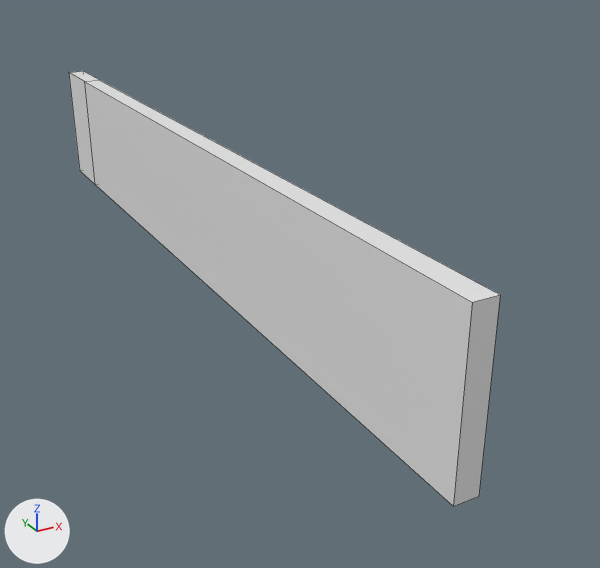
The OBJ model Modelos/ParedeDireita.obj: old version first, new version second.
One viewpoint serves both versions: a 50 mm lens placed at (-13.4, -24.6, 14.7), pointed at (2.4, 4.1, 0.3). The lights are fixed; the arrows at lower left show +X, +Y and +Z. Mesh edges are drawn as thin lines. Where no turn or scale is listed for an object, it has been applied to the vertices.

Before the edit, the objects in view are built like this:
```python
me_cube_001 = bpy.data.meshes.new('Cube.001')
me_cube_001.from_pydata(...)  # 12 vertices, 10 faces; spans x -0.9..0.0, y -10.5..27.4, z 0.0..6.2
# before: 0 (-0.9, 23.9, 6.2) at pixel (84, 81), 2 (-0.9, -10.5, 6.2) at pixel (472, 302), 4 (0.0, 23.9, 6.2) at pixel (99, 80), 6 (0.0, -10.5, 6.2) at pixel (500, 294), 8 (-0.9, 27.4, 6.2) at pixel (68, 72)
# before: 11 (0.0, 27.4, 6.2) at pixel (83, 71)
ob_cube_001 = bpy.data.objects.new('Cube.001', me_cube_001)
ob_cube_001.location = (0.0, 0.0, 0.0)
```
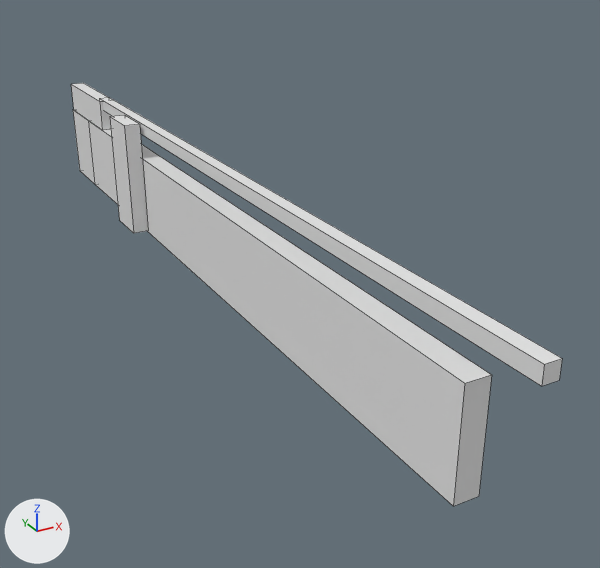
Location of each change, [x1, y1, x2, y2] in pixels of the pictures (600 x 568 px):
'Cube.001', reshaped
    before: [69, 71, 500, 506]
    after: [71, 83, 492, 506]
'Cube', added
    after: [99, 97, 562, 386]
part 1 of me_cube_001, added
    after: [71, 83, 112, 130]
part 2 of me_cube_001, added
    after: [110, 115, 148, 233]
part 3 of me_cube_001, built on
    before: [69, 71, 500, 386]
    after: [73, 110, 492, 386]

What the commit changed:
me_cube_001 has 12 vertices, 10 faces and spans x -0.9..0.0, y -10.5..27.4, z 0.0..6.2.
me_cube_001 is used by ob_cube_001; location (0.0, 0.0, 0.0).
Verts and faces of me_cube_001; kept vertices keep their numbers, new ones are numbered from 12.
me_cube_001 part 1: a new loose piece, a box spanning x -0.85..-0.07, y 21.21..27.37, z 3.88..5.46.
me_cube_001 part 2: a new loose piece, a box spanning x -1.66..-0.89, y 14.36..16.69, z 0.07..5.58.
Part 3, on me_cube_001:
Vertices 0, 2, 4, 6, 8, 11 move by (0.0, 0.0, -2.3).
New vertex 12 is at (-0.8, 27.4, 3.9), pixel (74, 109).
New vertex 13 is at (-0.8, 17.5, 3.9).
New loose edges: (12, 13).
Mesh me_cube is new.
It is a box spanning x -0.7..-0.2, y -12.9..21.8, z 5.0..5.5.
Object 'Cube' (ob_cube) is new; it shows me_cube.
Its location is (0.0, 0.0, 0.0).
